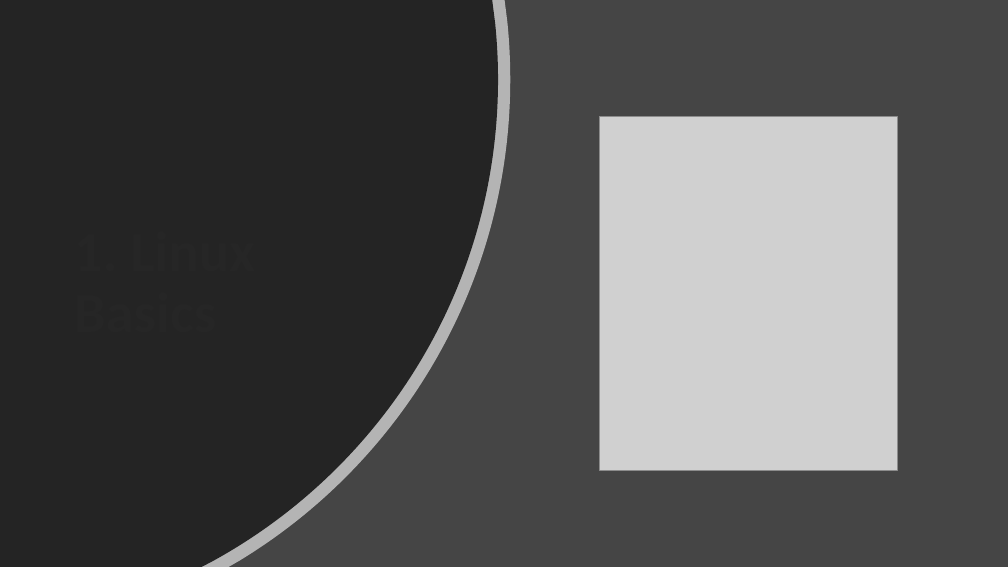
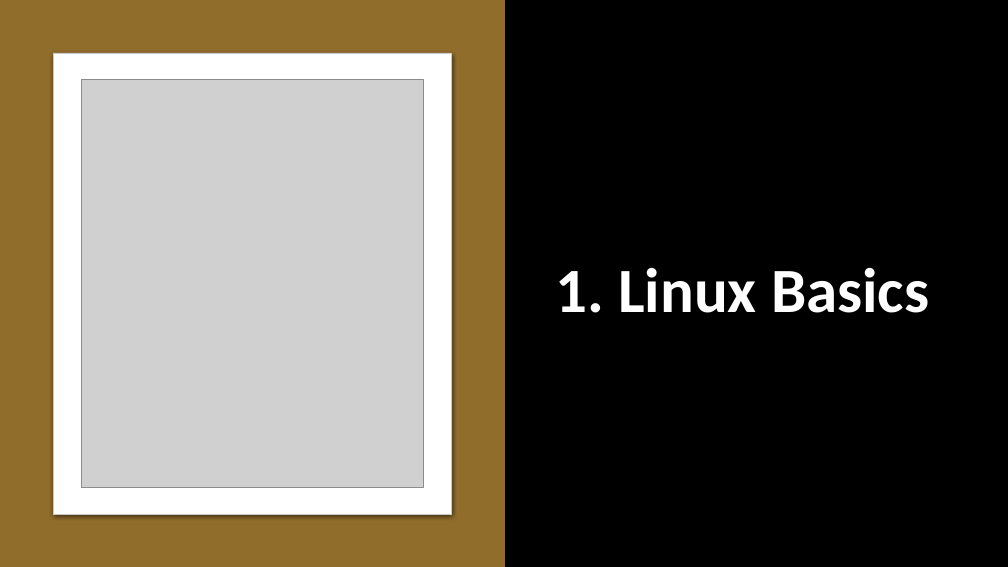
Before and after one commit to lixiaopi1985/Bioinformatics_miniseries, a slide deck: slide 2 of p1_linux/workshop1-linux_basic.pptx. Drawn at 1008x567 pixels with LibreOffice and Linux fonts; fonts in the diff are those of the drawing; grey boxes stand for pictures. Boxes give left, top, right and bottom in pixels: in the first picture for what was removed or moved away, otherwise in the second. Text is boxed around its words. In the diff, an @@ line names an element or a change of style, - is before the commit and + after.

```diff
--- a/p1_linux/workshop1-linux_basic.pptx
+++ b/p1_linux/workshop1-linux_basic.pptx
@@ background #454545 to #000000 @@
@@ freeform shape removed at (0,0,510,567) @@
@@ freeform shape removed at (0,0,498,567) @@
@@ rectangle added at (0,0,505,567), fill #916D2C @@
@@ rounded rectangle added at (54,53,451,514), fill #FFFFFF, outline #C8CACA 0.75 pt @@
@@ picture: place and size @@
-picture at (600,116,898,471)
+picture at (81,79,423,488)
@@ title added at (555,267,929,313), 60 pt, text #FFFFFF, bold @@
+1. Linux Basics
```
Also in this commit, not shown: 4 other slides changed, 49 slides added, 5 slides removed.
